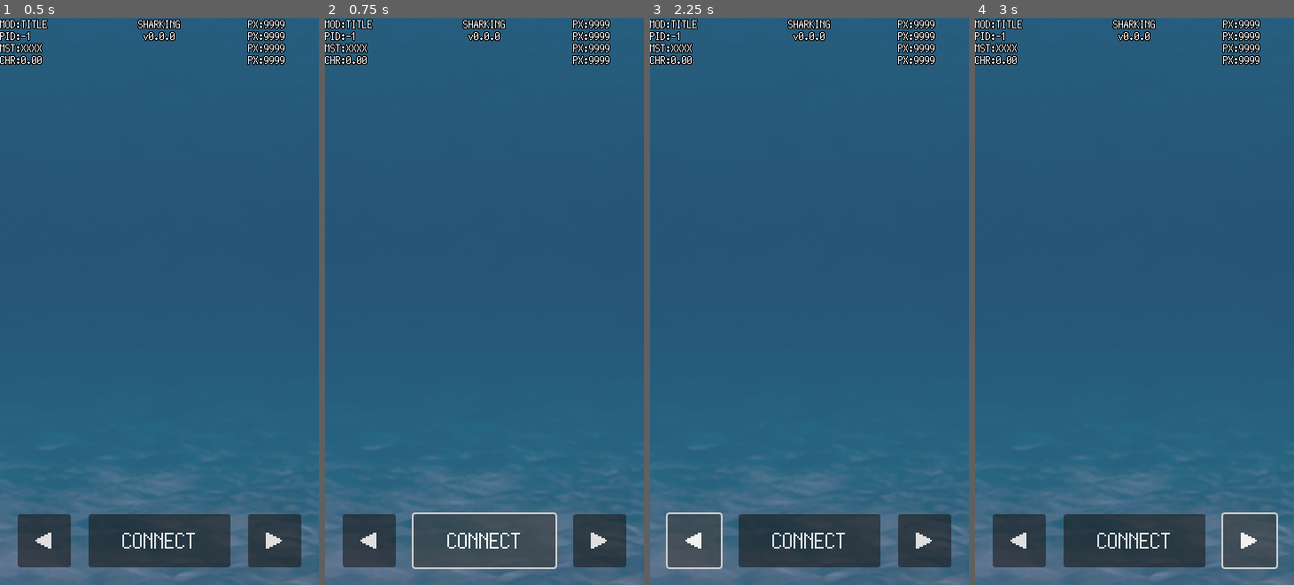
Above: before the commit, frames 1-4 (left to right).
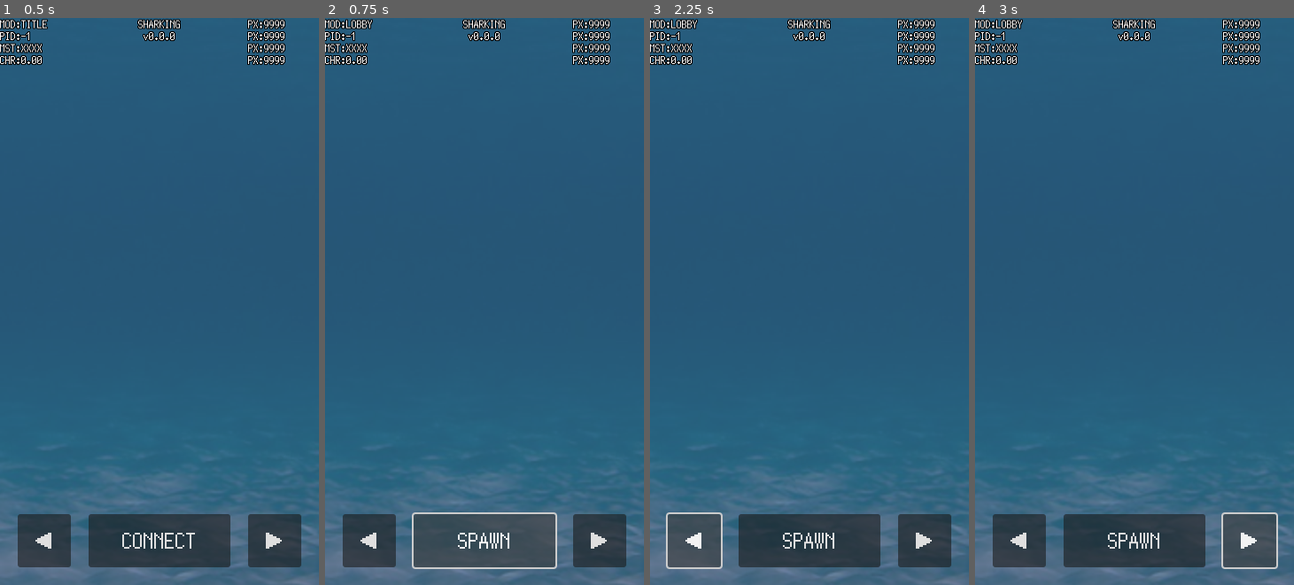
Above: after the commit, the same moments.

Repository: kamikoloss/sharking
Game: Godot game, scene res://scenes/main.tscn
The game is run twice, just before and just after one commit, with the same random seed, the same clock (stepped at 60 frames per second) and the same inputs.
Inputs:
- Up to frame 1 (0.5 s): no input
- Up to frame 2 (0.75 s): click "CONNECT" at 0.5 s
- Up to frame 3 (2.25 s): click "CONNECT" (after the commit: "SPAWN") at 1.25 s; click "◀" at 2 s
- Up to frame 4 (3 s): click "▶" at 2.75 s

Frame 1 is identical in both runs. In frame 2, 0.3% of the frame differs, in the area x 6-62%, y 0-94%; in frame 3, 0.3%; in frame 4, 0.3%.

Commit message:
type hint 強化

Diff:
--- a/scripts/client.gd
+++ b/scripts/client.gd
@@ -57,15 +57,15 @@
 	_process_refresh_debug(delta)
 
 
-func _on_web_socket_client_connected_to_server():
+func _on_web_socket_client_connected_to_server() -> void:
 	print("[Client] Connected to server!")
 
 
-func _on_web_socket_client_connection_closed():
+func _on_web_socket_client_connection_closed() -> void:
 	print("[Client] Connection closed.")
 
 
-func _on_web_socket_client_message_received(message: Variant):
+func _on_web_socket_client_message_received(message: Variant) -> void:
 	#print("[Client] Message received from server. Message: %s" % [message])
 
 	match message["type"] as Message.MessageType:
@@ -111,7 +111,7 @@
 			pass
 
 
-func _on_center_button_down():
+func _on_center_button_down() -> void:
 	match _game_mode:
 		GameMode.TITLE:
 			_connect_to_server()
@@ -123,14 +123,14 @@
 				_main_hero.enter_charge()
 
 
-func _on_center_button_up():
+func _on_center_button_up() -> void:
 	match _game_mode:
 		GameMode.GAME:
 			if _main_hero:
 				_main_hero.exit_charge()
 
 
-func _connect_to_server():
+func _connect_to_server() -> void:
 	var _error = _ws_client.connect_to_url(_ws_address)
 	if _error == OK:
 		_game_mode = GameMode.LOBBY
--- a/scripts/hero.gd
+++ b/scripts/hero.gd
@@ -196,7 +196,7 @@
 	tween_move.tween_property(_sprite, "scale", Vector2(0.15, 0.15), 0.5) # TODO: 倍率にする
 	tween_move.finished.connect(_on_move_finished)
 
-func _on_move_finished():
+func _on_move_finished() -> void:
 	move_state = MoveState.WAITING
 	got_exp_ids = []
 	charge = 0.0
--- a/scripts/server.gd
+++ b/scripts/server.gd
@@ -31,7 +31,7 @@
 	_process_respawn_exps(delta)
 
 
-func _on_web_socket_server_client_connected(peer_id: int):
+func _on_web_socket_server_client_connected(peer_id: int) -> void:
 	print("[Server] New peer connected. ID: ", peer_id)
 
 	# 新しく接続した Peer に現在の状況を共有する
@@ -57,7 +57,7 @@
 	_send_message_to_peers(msg_opc, peer_id)
 
 
-func _on_web_socket_server_client_disconnected(peer_id: int):
+func _on_web_socket_server_client_disconnected(peer_id: int) -> void:
 	print("[Server] Peer disconnected. ID: ", peer_id)
 	var msg = {
 		"type": Message.MessageType.OTHER_PLAYER_DISCONNECTED,
@@ -69,7 +69,7 @@
 	_level.despawn_hero(peer_id)
 
 
-func _on_web_socket_server_message_received(peer_id: int, message: Variant):
+func _on_web_socket_server_message_received(peer_id: int, message: Variant) -> void:
 	print("[Server] Message received from client. ID: %d, Message: %s" % [peer_id, message])
 	var message_type = message["type"] as Message.MessageType
 
